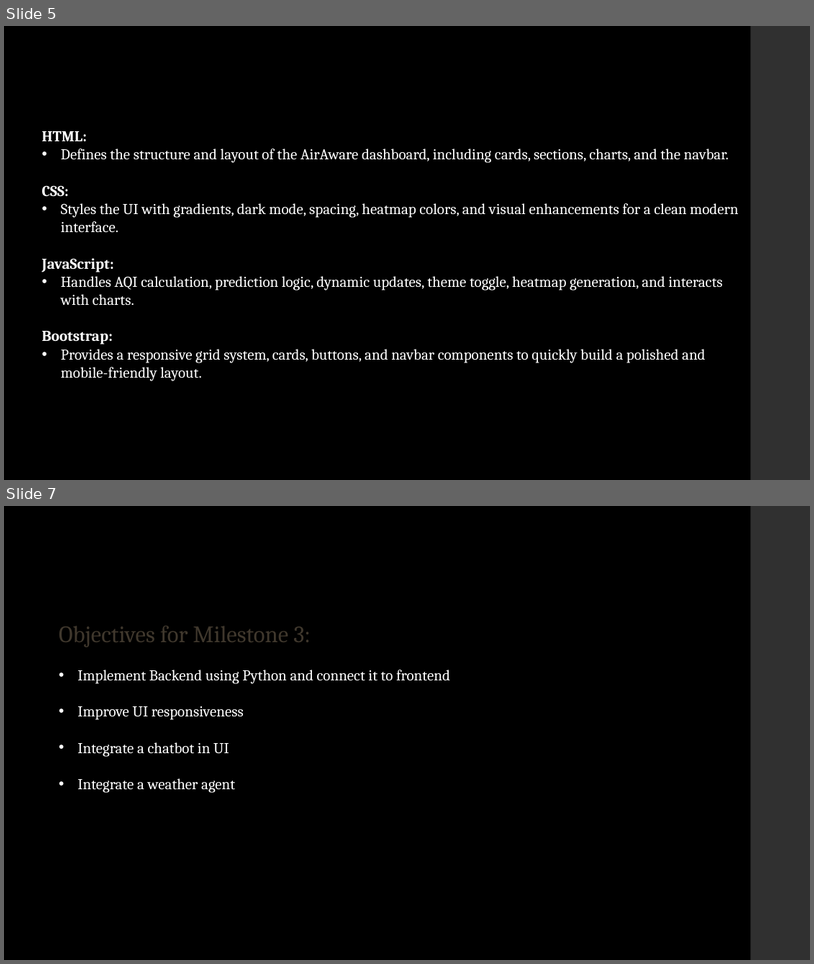
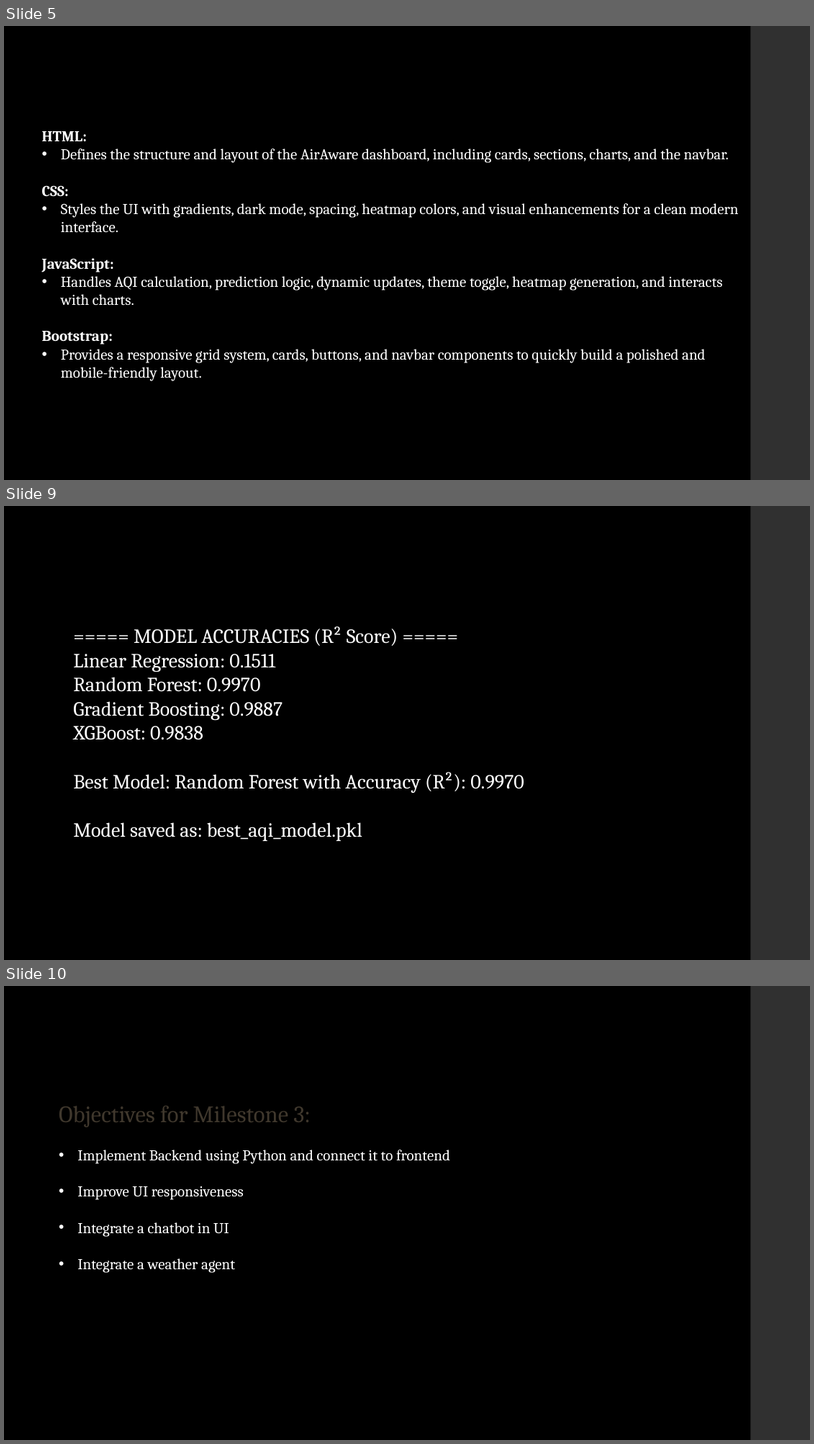
Before and after one commit to jrv1302/AirAware, a slide deck: Project Presentation.pptx. Shown one above the other, each under a label of ours: slides 5 and 7 before the commit, slides 5, 9 and 10 after it; the slides between them are not shown. The pictures are 814x964 and 814x1444 pixels, drawn with LibreOffice and Linux fonts; fonts in the diff are those of the drawing. Boxes give left, top, right and bottom in pixels: in the first picture for what was removed or moved away, otherwise in the second. Text is boxed around its words. In the diff, an @@ line names an element or a change of style, - is before the commit and + after.

```diff
--- a/Project Presentation.pptx
+++ b/Project Presentation.pptx
@@ slide 9 added at box(4, 506, 810, 960), background #000000; not listed: 1 template element that a slide beside it also shows @@
@@ text added at box(73, 626, 525, 841), 24 pt, text #FFFFFF @@
+===== MODEL ACCURACIES (R² Score) =====
+Linear Regression: 0.1511
+Random Forest: 0.9970
+Gradient Boosting: 0.9887
+XGBoost: 0.9838
+Best Model: Random Forest with Accuracy (R²): 0.9970
+Model saved as: best_aqi_model.pkl
@@ what was slide 7 is now slide 10 @@
```
Also in this commit, not shown: 1 slide changed, 2 other slides added.
